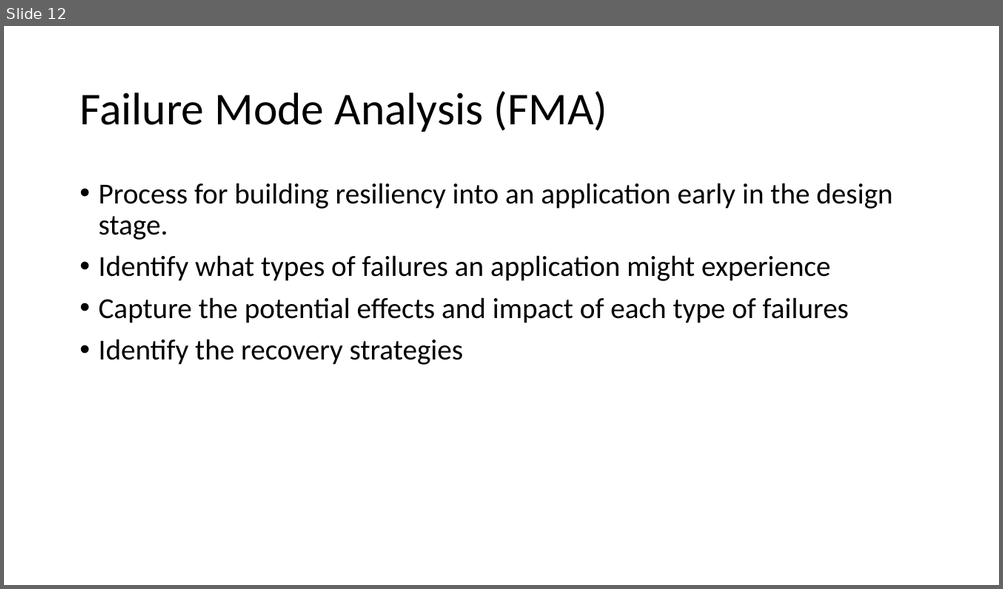
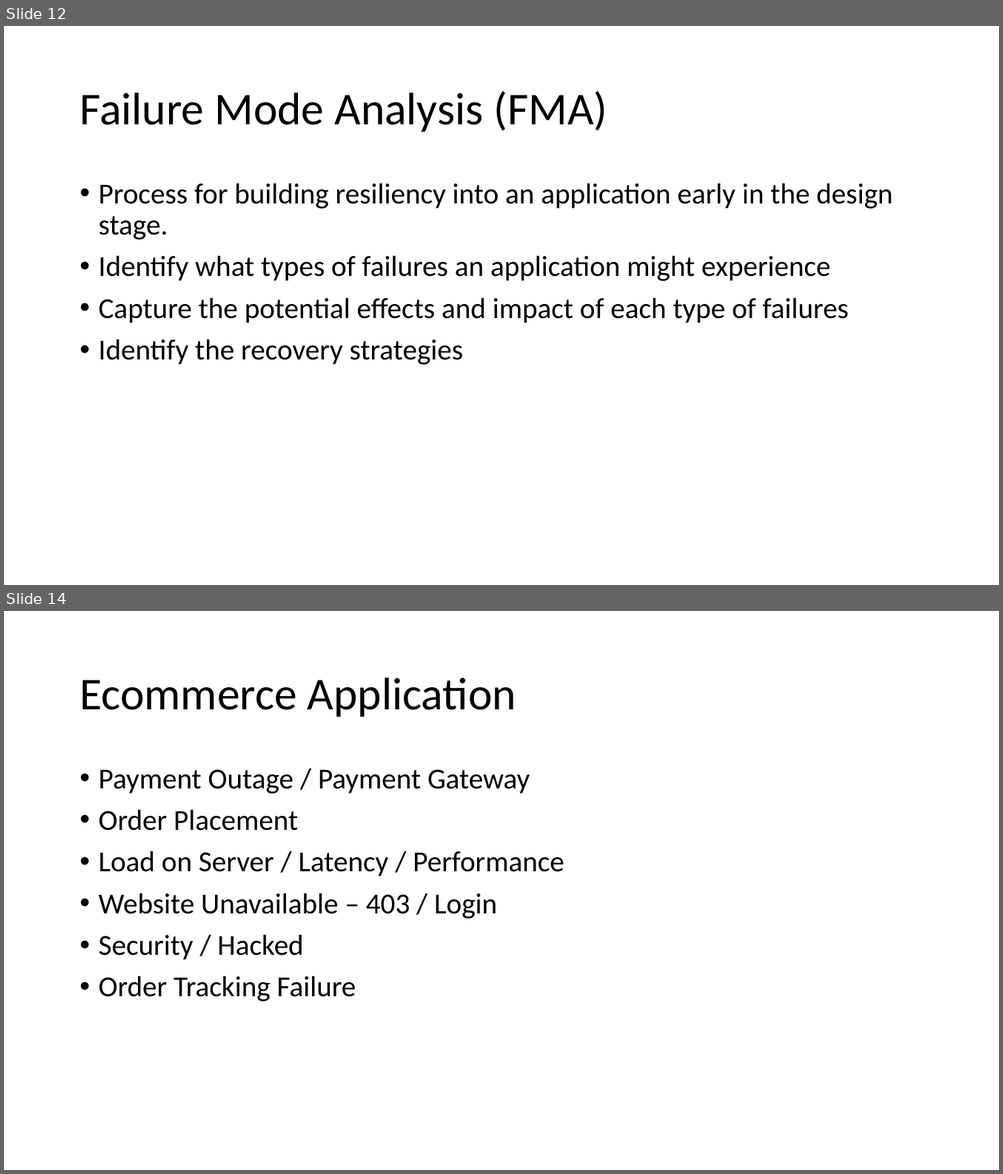
Before and after one commit to ayushrathi15/15Jun-AZ305, a slide deck: Business Continuity and Resiliency in Azure.pptx. Shown one above the other, each under a label of ours: slide 12 before the commit, slides 12 and 14 after it; the slides between them are not shown. The pictures are 1003x589 and 1003x1174 pixels, drawn with LibreOffice and Linux fonts; fonts in the diff are those of the drawing. Boxes give left, top, right and bottom in pixels: in the first picture for what was removed or moved away, otherwise in the second. Text is boxed around its words. In the diff, an @@ line names an element or a change of style, - is before the commit and + after.

```diff
--- a/Business Continuity and Resiliency in Azure.pptx
+++ b/Business Continuity and Resiliency in Azure.pptx
@@ slide 14 added at box(4, 611, 999, 1170), background #FFFFFF @@
@@ title added at box(79, 678, 516, 717), 44 pt, text #000000 @@
+Ecommerce Application
@@ text added at box(99, 769, 564, 1002), 28 pt, text #000000 @@
+• Payment Outage / Payment Gateway
+• Order Placement
+• Load on Server / Latency / Performance
+• Website Unavailable – 403 / Login
+• Security / Hacked
+• Order Tracking Failure
```
Also in this commit, not shown: 2 slides changed, 26 other slides added.
